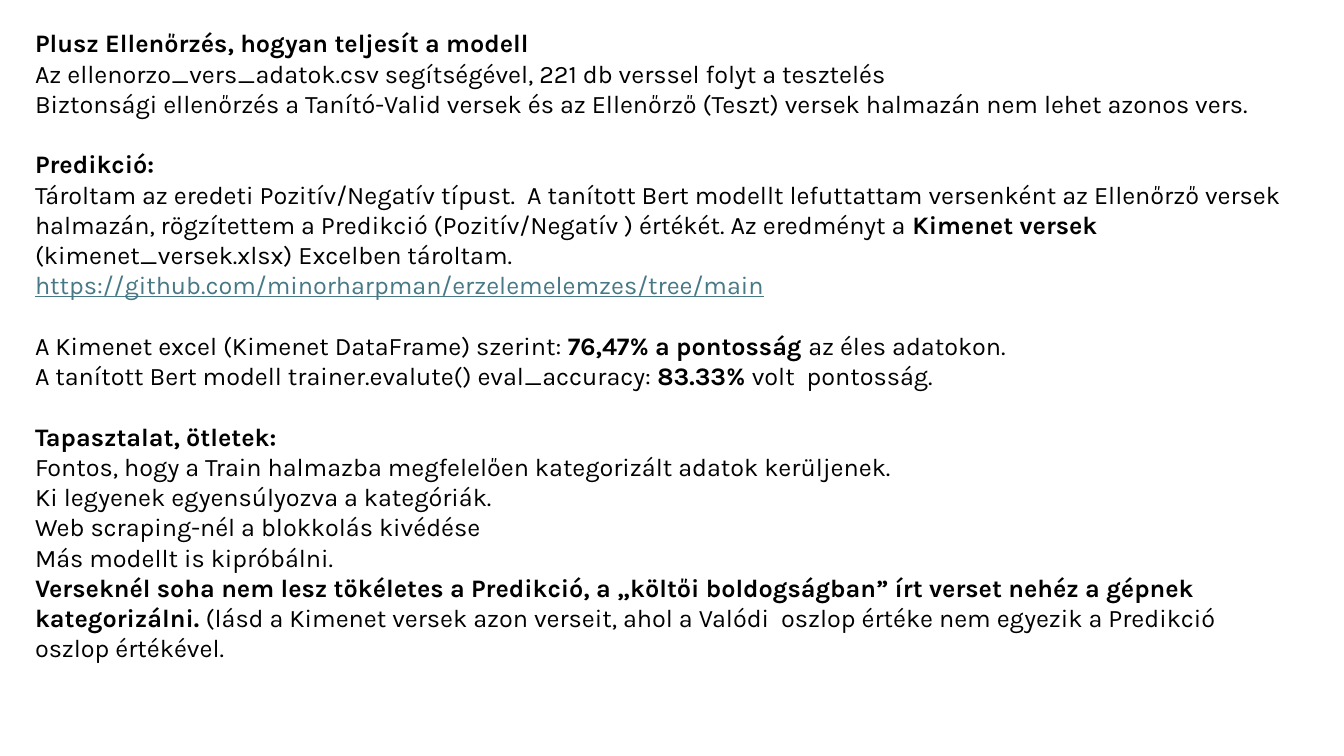
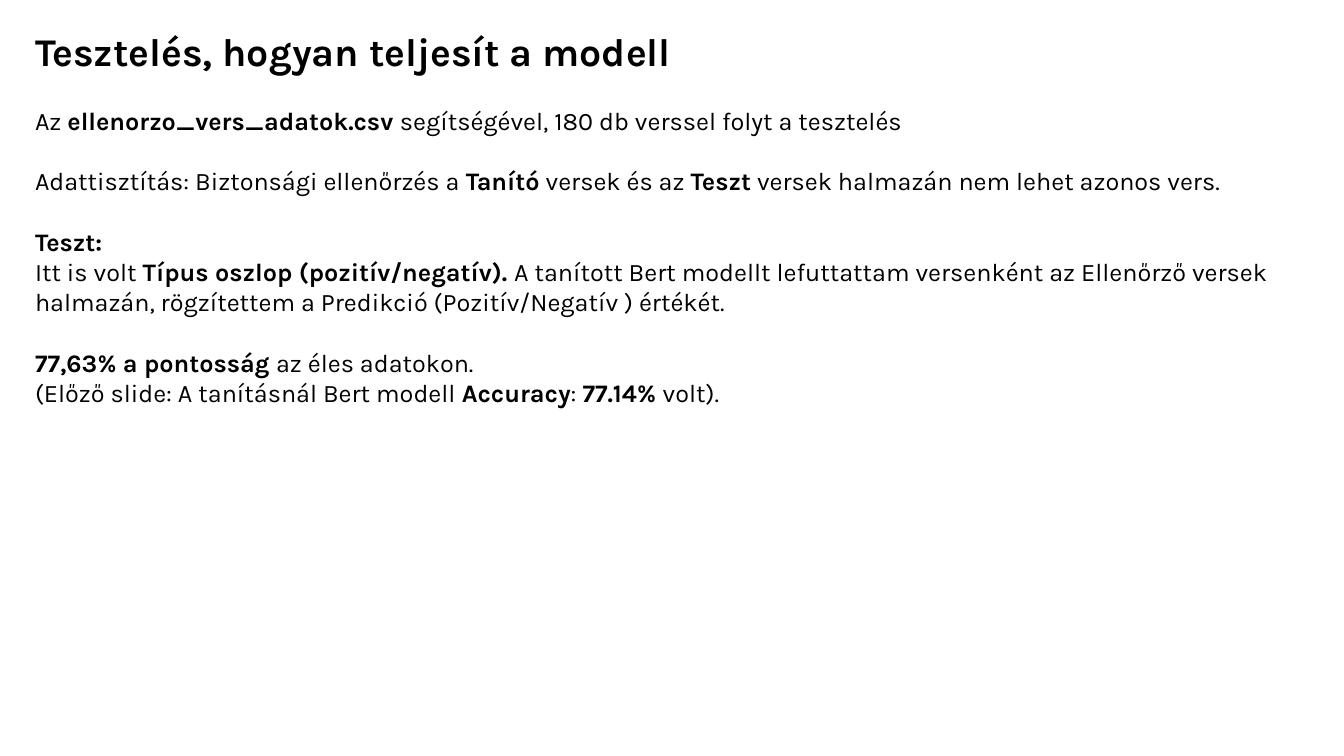
Before and after one commit to minorharpman/erzelemelemzes, a slide deck: slide 9 of Erzelemelemzes.pptx (slide 8 before the commit). Drawn at 1344x756 pixels with LibreOffice and Linux fonts; fonts in the diff are those of the drawing. Boxes give left, top, right and bottom in pixels: in the first picture for what was removed or moved away, otherwise in the second. Text is boxed around its words. In the diff, an @@ line names an element or a change of style, - is before the commit and + after.

```diff
--- a/Erzelemelemzes.pptx
+++ b/Erzelemelemzes.pptx
@@ text at <box>35,35,1267,408</box>: text changed @@
-Plusz Ellenőrzés, hogyan teljesít a modell
-Az ellenorzo_vers_adatok.csv segítségével, 221 db verssel folyt a tesztelés
-Biztonsági ellenőrzés a Tanító-Valid versek és az Ellenőrző (Teszt) versek halmazán nem lehet azonos vers.
-Predikció:
-Tároltam az eredeti Pozitív/Negatív típust. A tanított Bert modellt lefuttattam versenként az Ellenőrző versek halmazán, rögzítettem a Predikció (Pozitív/Negatív ) értékét. Az eredményt a Kimenet versek (kimenet_versek.xlsx) Excelben tároltam.
-https://github.com/minorharpman/erzelemelemzes/tree/main
-A Kimenet excel (Kimenet DataFrame) szerint: 76,47% a pontosság az éles adatokon.
-A tanított Bert modell trainer.evalute() eval_accuracy: 83.33% volt pontosság.
-Tapasztalat, ötletek:
-Fontos, hogy a Train halmazba megfelelően kategorizált adatok kerüljenek.
-Ki legyenek egyensúlyozva a kategóriák.
-Web scraping-nél a blokkolás kivédése
-Más modellt is kipróbálni.
-Verseknél soha nem lesz tökéletes a Predikció, a „költői boldogságban” írt verset nehéz a gépnek kategorizálni. (lásd a Kimenet versek azon verseit, ahol a Valódi oszlop értéke nem egyezik a Predikció oszlop értékével.
+Tesztelés, hogyan teljesít a modell
+Az ellenorzo_vers_adatok.csv segítségével, 180 db verssel folyt a tesztelés
+Adattisztítás: Biztonsági ellenőrzés a Tanító versek és az Teszt versek halmazán nem lehet azonos vers.
+Teszt:
+Itt is volt Típus oszlop (pozitív/negatív). A tanított Bert modellt lefuttattam versenként az Ellenőrző versek halmazán, rögzítettem a Predikció (Pozitív/Negatív ) értékét.
+77,63% a pontosság az éles adatokon.
+(Előző slide: A tanításnál Bert modell Accuracy: 77.14% volt).
```
Also in this commit, not shown: 5 other slides changed, 3 slides added, 1 other file.
